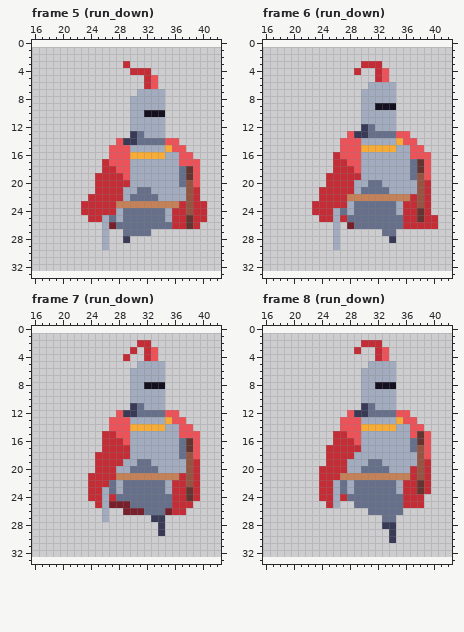
Two versions of one pixel-art file, Orbsmash/ContentSource/Characters/Knight.aseprite. This is how it looked before the edit.
64x32 pixels, 75 frames. Shown: frame 5 (run_down): x 16..42, y 0..33; frame 6 (run_down): x 16..42, y 0..33; frame 7 (run_down): x 16..42, y 0..33; frame 8 (run_down): x 16..42, y 0..33. The old version is drawn lined up with the new one, on the new canvas. The commit also changed other frames, which this record leaves out.
The result:
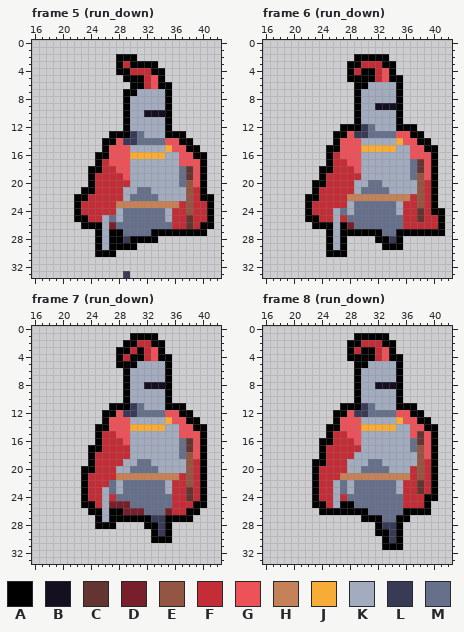
Palette (. is transparent): A #000000  B #141020  C #623530  D #781f2c  E #945542  F #c42c36  G #ed5259  H #c58158  J #f7ac37  K #a3acbe  L #393a56  M #67708b
The author wrote: knight block anim
Diff:
canvas 64x32 -> 64x34, the old top-left corner now at 0,1
--- frame 5 (run_down)
@@ x 16..42 @@
  1 ...........................
- 2 ...........................
- 3 .............F.............
- 4 ..............FFF..........
- 5 ................FG.........
- 6 ................FG.........
- 7 ...............KKKK........
- 8 ..............KKKKK........
- 9 ..............KKKKK........
-10 ..............KKBBB........
-11 ..............KKKKK........
-12 ..............KKKKK........
-13 ..............LMKKK........
-14 ............GLLMMMMGG......
-15 ...........GGGKKKKKJGG.....
-16 ...........GGGJJJJJKKGG....
-17 ..........FGGGKKKKKKKGGG...
-18 ..........FFGGKKKKKKKMCG...
-19 .........FFFFGKKKKKKKMCG...
-20 .........FFFFFKKKKKKKMEG...
-21 .........FFFFKKMMKKKKKEF...
-22 ........FFFFFKMMMMKKKKEF...
-23 .......FFFFFHHHHHHHHHFEFF..
-24 .......FFFFFKMMMMMMKFFEFF..
-25 ........FFKMKMMMMMMKFFCFF..
-26 ..........KDMMMMMMMMFFCF...
-27 ..........K..MMMM..........
-28 ..........K..L.............
-29 ..........K................
-30 ...........................
+ 2 ............AAA............
+ 3 ............AFAAAA.........
+ 4 ............AAFFFAA........
+ 5 .............AAAFGA........
+ 6 ..............AAFGAA.......
+ 7 .............AAKKKKA.......
+ 8 .............AKKKKKA.......
+ 9 .............AKKKKKA.......
+10 .............AKKBBBA.......
+11 .............AKKKKKA.......
+12 .............AKKKKKA.......
+13 ...........AAALMKKKAAA.....
+14 ..........AAGLLMMMMGGAA....
+15 ..........AGGGKKKKKJGGAA...
+16 .........AAGGGJJJJJKKGGAA..
+17 .........AFGGGKKKKKKKGGGA..
+18 ........AAFFGGKKKKKKKMCGA..
+19 ........AFFFFGKKKKKKKMCGA..
+20 ........AFFFFFKKKKKKKMEGA..
+21 .......AAFFFFKKMMKKKKKEFA..
+22 ......AAFFFFFKMMMMKKKKEFAA.
+23 ......AFFFFFHHHHHHHHHFEFFA.
+24 ......AFFFFFKMMMMMMKFFEFFA.
+25 ......AAFFKMKMMMMMMKFFCFFA.
+26 .......AAAKDMMMMMMMMFFCFAA.
+27 .........AKAAMMMMAAAAAAAA..
+28 .........AKAALAAAA.........
+29 .........AKAAAA............
+30 .........AAA...............
 31 ...........................
 32 ...........................
-33 ...........................
+33 .............L.............
--- frame 6 (run_down)
@@ x 16..42 @@
  1 ...........................
- 2 ...........................
- 3 ..............FFF..........
- 4 .............F..FG.........
- 5 ................FG.........
- 6 ...............KKKK........
- 7 ..............KKKKK........
- 8 ..............KKKKK........
- 9 ..............KKBBB........
-10 ..............KKKKK........
-11 ..............KKKKK........
-12 ..............LMKKK........
-13 ............GLLMMMMGG......
-14 ...........GGGKKKKKJGG.....
-15 ...........GGGJJJJJKKGG....
-16 ..........FGGGKKKKKKKGGG...
-17 ..........FFGGKKKKKKKMCG...
-18 ..........FFFGKKKKKKKMCG...
-19 .........FFFFFKKKKKKKMEG...
-20 .........FFFFKKMMKKKKKEF...
-21 ........FFFFFKMMMMKKKKEF...
-22 ........FFFFHHHHHHHHHFEF...
-23 .......FFFFFKMMMMMMKFFEF...
-24 .......FFFKMKMMMMMMKFFCF...
-25 ........FFKFMMMMMMMMFFCFF..
-26 ..........K.DMMMMMMMFFFFF..
-27 ..........K......MM........
-28 ..........K.......L........
-29 ..........K................
-30 ...........................
+ 2 .............AAAAA.........
+ 3 ............AAFFFAA........
+ 4 ............AFAAFGA........
+ 5 ............AAAAFGAA.......
+ 6 .............AAKKKKA.......
+ 7 .............AKKKKKA.......
+ 8 .............AKKKKKA.......
+ 9 .............AKKBBBA.......
+10 .............AKKKKKA.......
+11 .............AKKKKKA.......
+12 ...........AAALMKKKAAA.....
+13 ..........AAGLLMMMMGGAA....
+14 ..........AGGGKKKKKJGGAA...
+15 .........AAGGGJJJJJKKGGAA..
+16 .........AFGGGKKKKKKKGGGA..
+17 .........AFFGGKKKKKKKMCGA..
+18 ........AAFFFGKKKKKKKMCGA..
+19 ........AFFFFFKKKKKKKMEGA..
+20 .......AAFFFFKKMMKKKKKEFA..
+21 .......AFFFFFKMMMMKKKKEFA..
+22 ......AAFFFFHHHHHHHHHFEFA..
+23 ......AFFFFFKMMMMMMKFFEFA..
+24 ......AFFFKMKMMMMMMKFFCFAA.
+25 ......AAFFKFMMMMMMMMFFCFFA.
+26 .......AAAKADMMMMMMMFFFFFA.
+27 .........AKAAAAAAMMAAAAAAA.
+28 .........AKA....AALA.......
+29 .........AKA.....AAA.......
+30 .........AAA...............
 31 ...........................
--- frame 7 (run_down)
@@ x 16..42 @@
  0 ...........................
- 1 ...........................
- 2 ...............FF..........
- 3 ..............F.FG.........
- 4 .............F..FG.........
- 5 ...............KKKK........
- 6 ..............KKKKK........
- 7 ..............KKKKK........
- 8 ..............KKBBB........
- 9 ..............KKKKK........
-10 ..............KKKKK........
-11 ..............LMKKK........
-12 ............GLLMMMMGG......
-13 ...........GGGKKKKKJGG.....
-14 ...........GGGJJJJJKKGG....
-15 ..........FFGGKKKKKKKGGG...
-16 ..........FFFGKKKKKKKMCG...
-17 ..........FFFFKKKKKKKMCG...
-18 .........FFFFFKKKKKKKMEG...
-19 .........FFFFKKMMKKKKKEF...
-20 .........FFFKKMMMMKKKKEF...
-21 ........FFFFHHHHHHHHHFEF...
-22 ........FFFMKMMMMMMKFFEF...
-23 ........FFKMKMMMMMMKFFCF...
-24 ........FFKFMMMMMMMMFFCF...
-25 .........FKDDDMMMMMMFFF....
-26 ..........K..DDDMMMDFF.....
-27 ..........K......LL........
-28 ..................L........
-29 ..................L........
-30 ...........................
+ 1 ..............AAAA.........
+ 2 .............AAFFAA........
+ 3 ............AAFAFGA........
+ 4 ............AFAAFGAA.......
+ 5 ............AAAKKKKA.......
+ 6 .............AKKKKKA.......
+ 7 .............AKKKKKA.......
+ 8 .............AKKBBBA.......
+ 9 .............AKKKKKA.......
+10 .............AKKKKKA.......
+11 ...........AAALMKKKAAA.....
+12 ..........AAGLLMMMMGGAA....
+13 ..........AGGGKKKKKJGGAA...
+14 .........AAGGGJJJJJKKGGAA..
+15 .........AFFGGKKKKKKKGGGA..
+16 .........AFFFGKKKKKKKMCGA..
+17 ........AAFFFFKKKKKKKMCGA..
+18 ........AFFFFFKKKKKKKMEGA..
+19 ........AFFFFKKMMKKKKKEFA..
+20 .......AAFFFKKMMMMKKKKEFA..
+21 .......AFFFFHHHHHHHHHFEFA..
+22 .......AFFFMKMMMMMMKFFEFA..
+23 .......AFFKMKMMMMMMKFFCFA..
+24 .......AFFKFMMMMMMMMFFCFA..
+25 .......AAFKDDDMMMMMMFFFAA..
+26 ........AAKAADDDMMMDFFAA...
+27 .........AKAAAAAALLAAAA....
+28 .........AAA....AALA.......
+29 .................ALA.......
+30 .................AAA.......
 31 ...........................
--- frame 8 (run_down)
@@ x 16..42 @@
  0 ...........................
- 1 ...........................
- 2 ..............FFF..........
- 3 .............F..FG.........
- 4 ................FG.........
- 5 ...............KKKK........
- 6 ..............KKKKK........
- 7 ..............KKKKK........
- 8 ..............KKBBB........
- 9 ..............KKKKK........
-10 ..............KKKKK........
-11 ..............LMKKK........
-12 ............GLLMMMMGG......
-13 ...........GGGKKKKKJGG.....
-14 ...........GGGJJJJJKKGG....
-15 ..........FFGGKKKKKKKGCG...
-16 ..........FFFGKKKKKKKMCG...
-17 .........FFFFFKKKKKKKMEG...
-18 .........FFFFKKKKKKKKKEG...
-19 .........FFFKKKMMKKKKKEF...
-20 ........FFFFKKMMMMKKKFEF...
-21 ........FFFHHHHHHHHHHFEF...
-22 ........FFKMKMMMMMMKFFCF...
-23 ........FFKMKMMMMMMKFFCF...
-24 ........FFKFMMMMMMMMFFF....
-25 .........FK..MMMMMMMFFF....
-26 ...............MMMMM.......
-27 .................MM........
-28 .................LL........
-29 ..................L........
-30 ..................L........
-31 ...........................
+ 1 .............AAAAA.........
+ 2 ............AAFFFAA........
+ 3 ............AFAAFGA........
+ 4 ............AAAAFGAA.......
+ 5 .............AAKKKKA.......
+ 6 .............AKKKKKA.......
+ 7 .............AKKKKKA.......
+ 8 .............AKKBBBA.......
+ 9 .............AKKKKKA.......
+10 .............AKKKKKA.......
+11 ...........AAALMKKKAAA.....
+12 ..........AAGLLMMMMGGAA....
+13 ..........AGGGKKKKKJGGAA...
+14 .........AAGGGJJJJJKKGGAA..
+15 .........AFFGGKKKKKKKGCGA..
+16 ........AAFFFGKKKKKKKMCGA..
+17 ........AFFFFFKKKKKKKMEGA..
+18 ........AFFFFKKKKKKKKKEGA..
+19 .......AAFFFKKKMMKKKKKEFA..
+20 .......AFFFFKKMMMMKKKFEFA..
+21 .......AFFFHHHHHHHHHHFEFA..
+22 .......AFFKMKMMMMMMKFFCFA..
+23 .......AFFKMKMMMMMMKFFCFA..
+24 .......AFFKFMMMMMMMMFFFAA..
+25 .......AAFKAAMMMMMMMFFFA...
+26 ........AAAAAAAMMMMMAAAA...
+27 ..............AAAMMAA......
+28 ................ALLA.......
+29 ................AALA.......
+30 .................ALA.......
+31 .................AAA.......
 32 ...........................
Boxes around the changes in both pictures, in picture pixels (x1, y1, x2, y2):
added: (74, 54, 214, 278)
added: (305, 54, 445, 257)
added: (81, 333, 207, 543)
added: (312, 333, 438, 550)
